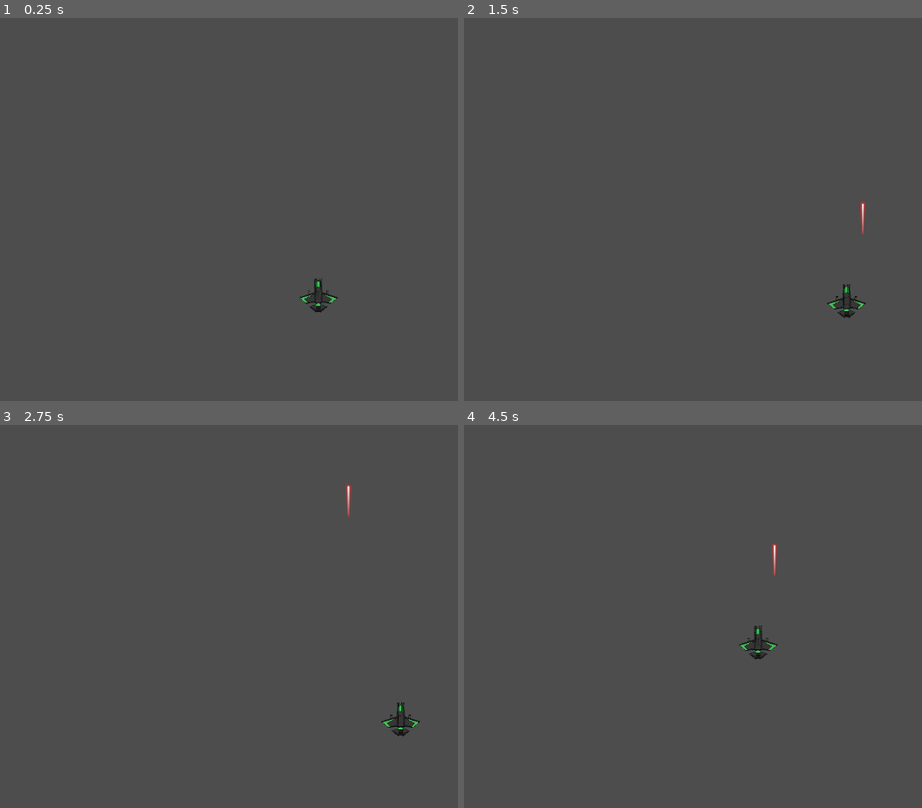
Above: before the commit, frames 1-4 (two rows, left to right).
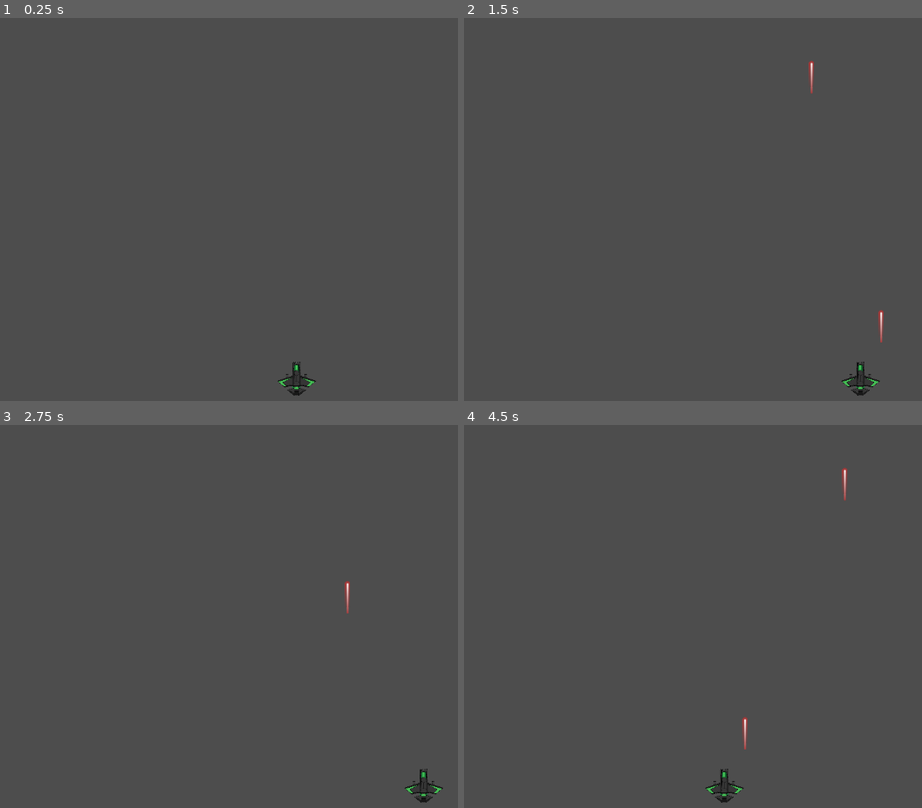
Above: after the commit, the same moments.

Repository: BenAhmad27/TP2_Godot
Game: Godot game, scene res://main.tscn
The game is run twice, just before and just after one commit, with the same random seed, the same clock (stepped at 60 frames per second) and the same inputs.
Inputs (mouse positions are in pixels of both pictures, inside the frame that each line leads up to):
- Up to frame 1 (0.25 s): no input
- Up to frame 2 (1.5 s): tap Enter at 0.5 s; move the mouse to (912, 194) at 0.52 s; hold D (droite) 0.53-1.28 s; tap S (reculer) at 0.6 s; click (912, 194) at 0.8 s; move the mouse to (619, 232) at 1.27 s; hold A (gauche) from 1.28 s (still down); click (619, 232) at 1.35 s
- Up to frame 3 (2.75 s): tap S (reculer) at 1.55, 2.1 s; move the mouse to (366, 536) at 2.02 s; release A (gauche) at 2.03 s; hold D (droite) from 2.03 s (still down); click (366, 536) at 2.3 s
- Up to frame 4 (4.5 s): move the mouse to (725, 700) at 2.77 s; release D (droite) at 2.78 s; hold W (avancer) 2.78-3.53 s; click (725, 700) at 2.85 s; tap S (reculer) at 3.05, 3.6 s; move the mouse to (outside the picture) at 3.52 s; hold A (gauche) from 3.53 s (still down); click (outside the picture) at 3.8 s; move the mouse to (551, 562) at 4.27 s; click (551, 562) at 4.35 s

The runs differ from the first frame. In frame 1, 0.4% of the frame differs, in the area x 60-74%, y 68-99%; in frame 2, 0.7%; in frame 3, 0.6%; in frame 4, 0.7%, in the area x 52-84%, y 11-99%.

Commit message:
balle et joueur correcte

Diff:
--- a/ennemi.tscn
+++ b/ennemi.tscn
@@ -11,8 +11,10 @@
 script = ExtResource("1_5npyw")
 
 [node name="Sprite2D" type="Sprite2D" parent="."]
+rotation = 1.33214
 scale = Vector2(1, 1.00858)
 texture = ExtResource("1_m0ij1")
 
 [node name="CollisionShape2D" type="CollisionShape2D" parent="."]
+position = Vector2(-1, -6)
 shape = SubResource("CapsuleShape2D_m0ij1")
--- a/joueur.gd
+++ b/joueur.gd
@@ -1,22 +1,29 @@
 extends CharacterBody2D
 
-@export var speed = 200
+@export var speed := 300
+var screen_size : Vector2
 var bullet_scene : PackedScene = preload("res://balle.tscn")
 
-func get_input():
-	var dir = Input.get_vector("gauche", "droite", "avancer", "reculer")
-	velocity = dir * speed
+func _ready():
+	screen_size = get_viewport_rect().size
+	position = Vector2(screen_size.x / 2, screen_size.y - 50)
 
+func _physics_process(delta):
+	var input_dir = 0.0
+
+	if Input.is_action_pressed("ui_left") or Input.is_action_pressed("gauche"):
+		input_dir -= 1
+	if Input.is_action_pressed("ui_right")or Input.is_action_pressed("droite"):
+		input_dir += 1
+
+	position.x += input_dir * speed * delta
+	position.x = clamp(position.x, 0, screen_size.x)
+
+	# Tir avec espace
 	if Input.is_action_just_pressed("tirer"):
 		shoot()
 
-
-func _physics_process(delta):
-	get_input()
-
-	move_and_slide()
-
 func shoot():
-	var b = bullet_scene.instantiate()
-	get_parent().add_child(b)
-	b.global_transform = $Muzzle.global_transform
+	var bullet = bullet_scene.instantiate()
+	get_parent().add_child(bullet)
+	bullet.position = position
--- a/joueur.tscn
+++ b/joueur.tscn
@@ -21,4 +21,4 @@
 shape = SubResource("CapsuleShape2D_2d0qe")
 
 [node name="Muzzle" type="Marker2D" parent="."]
-position = Vector2(1, -51)
+position = Vector2(0, -61)
--- a/main.tscn
+++ b/main.tscn
@@ -5,4 +5,4 @@
 [node name="Main" type="Node2D"]
 
 [node name="Joueur" parent="." instance=ExtResource("1_ig7tw")]
-position = Vector2(612, 460)
+position = Vector2(591, 606)
--- a/project.godot
+++ b/project.godot
@@ -44,5 +44,6 @@
 tirer={
 "deadzone": 0.2,
 "events": [Object(InputEventMouseButton,"resource_local_to_scene":false,"resource_name":"","device":-1,"window_id":0,"a …(258 unchanged characters)…
+, Object(InputEventKey,"resource_local_to_scene":false,"resource_name":"","device":-1,"window_id":0,"alt_pressed":false,"shift_pressed":false,"ctrl_pressed":false,"meta_pressed":false,"pressed":false,"keycode":0,"physical_keycode":32,"key_label":0,"unicode":32,"location":0,"echo":false,"script":null)
 ]
 }
